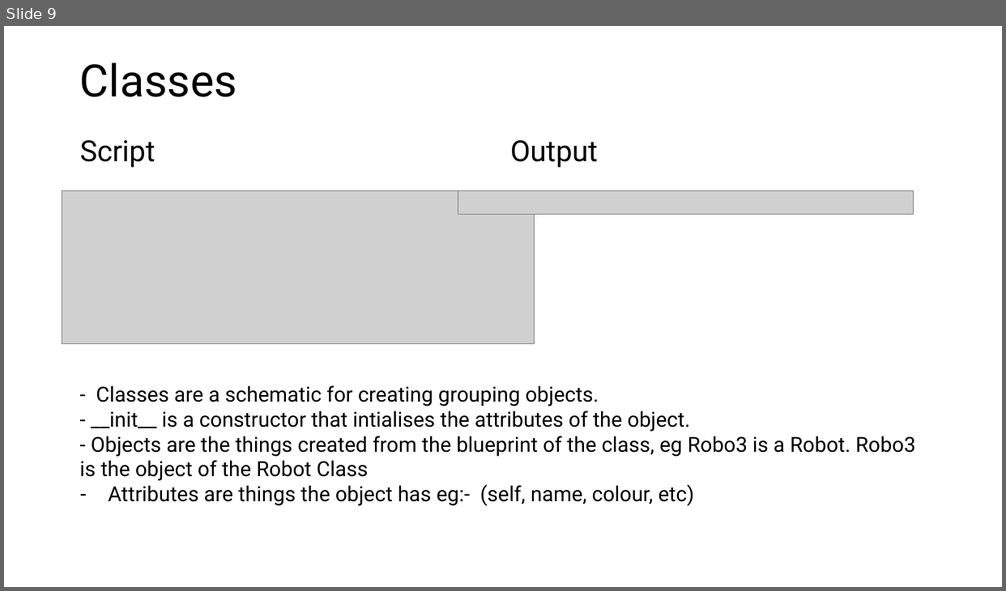
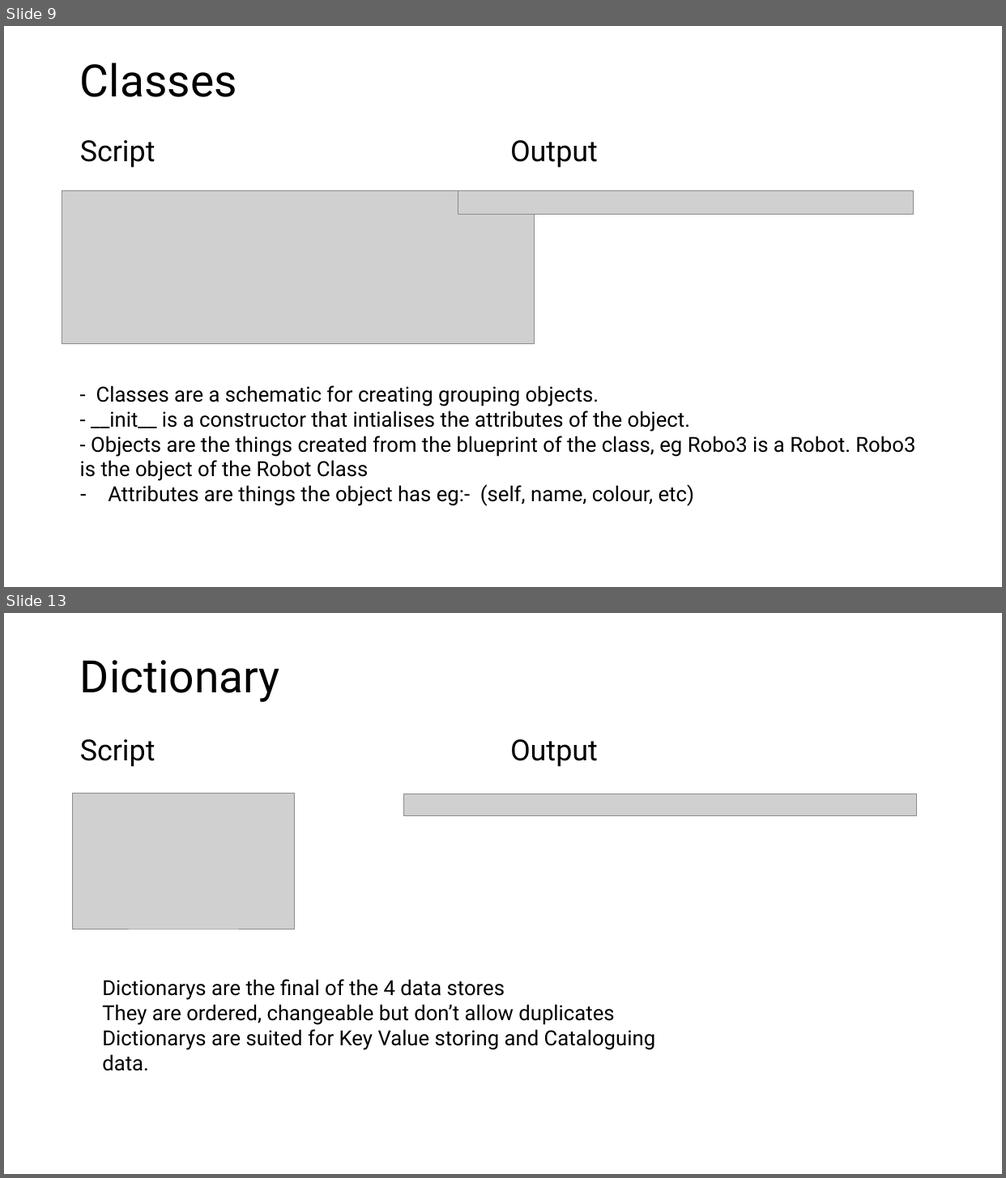
Before and after one commit to PengoPango/403IT_Programming_repos, a slide deck: 403_Programming/assignments/403IT_Understanding_PP.pptx. Shown one above the other, each under a label of ours: slide 9 before the commit, slides 9 and 13 after it; the slides between them are not shown. The pictures are 1006x591 and 1006x1178 pixels, drawn with LibreOffice and Linux fonts; fonts in the diff are those of the drawing; grey boxes stand for pictures. Boxes give left, top, right and bottom in pixels: in the first picture for what was removed or moved away, otherwise in the second. Text is boxed around its words. In the diff, an @@ line names an element or a change of style, - is before the commit and + after.

```diff
--- a/403_Programming/assignments/403IT_Understanding_PP.pptx
+++ b/403_Programming/assignments/403IT_Understanding_PP.pptx
@@ slide 13 added at (x1=4, y1=613, x2=1002, y2=1174), background #FFFFFF @@
@@ title added at (x1=80, y1=660, x2=280, y2=702), 43 pt, text #000000 @@
+Dictionary
@@ text added at (x1=80, y1=739, x2=155, y2=767), 28 pt, text #000000 @@
+Script
@@ text added at (x1=510, y1=739, x2=598, y2=767), 28 pt, text #000000 @@
+Output
@@ picture added at (x1=73, y1=794, x2=295, y2=929) @@
@@ picture added at (x1=404, y1=794, x2=917, y2=815) @@
@@ text added at (x1=102, y1=979, x2=655, y2=1050), 20 pt, text #000000 @@
+Dictionarys are the final of the 4 data stores
+They are ordered, changeable but don’t allow duplicates
+Dictionarys are suited for Key Value storing and Cataloguing data.
```
Also in this commit, not shown: 1 slide changed, 2 other slides added, 3 slides removed, 5 other files.
